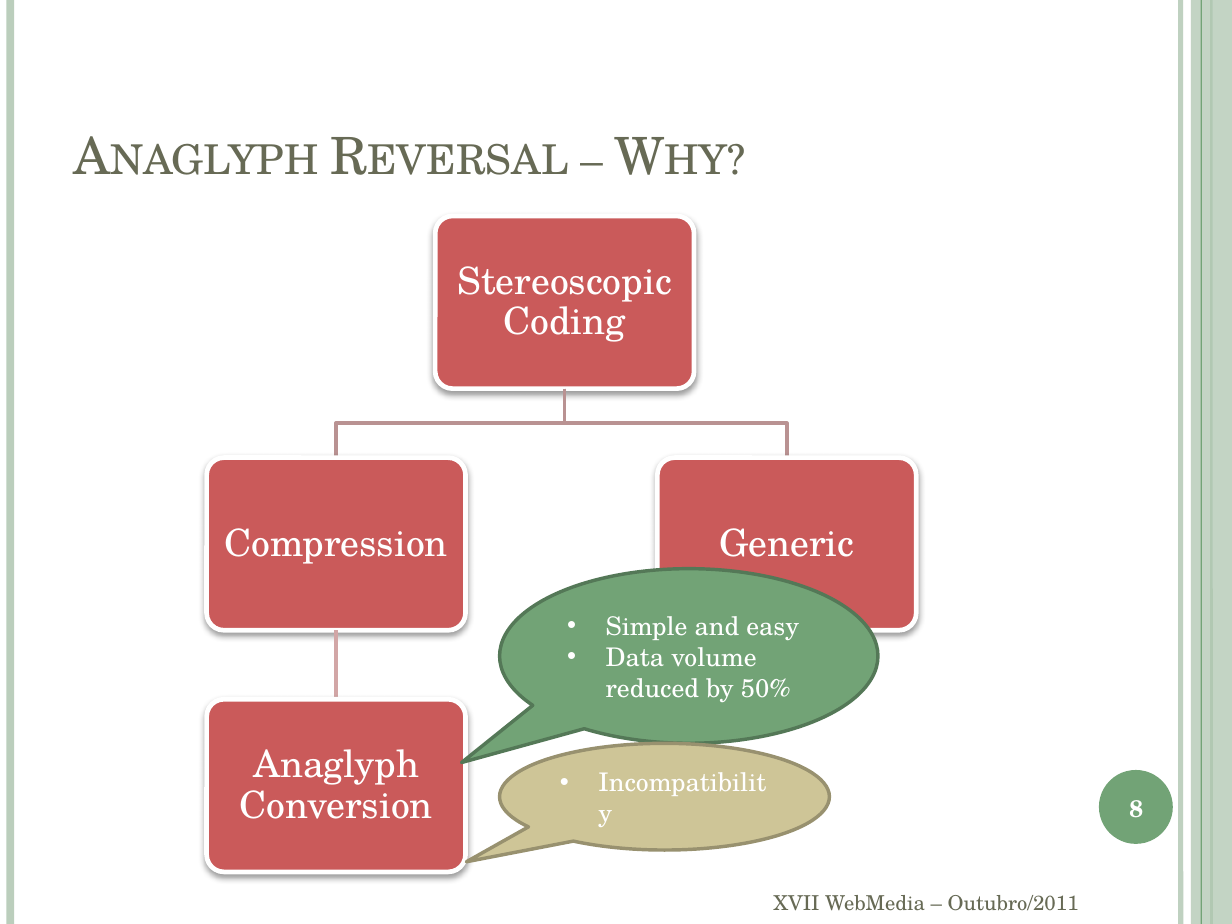
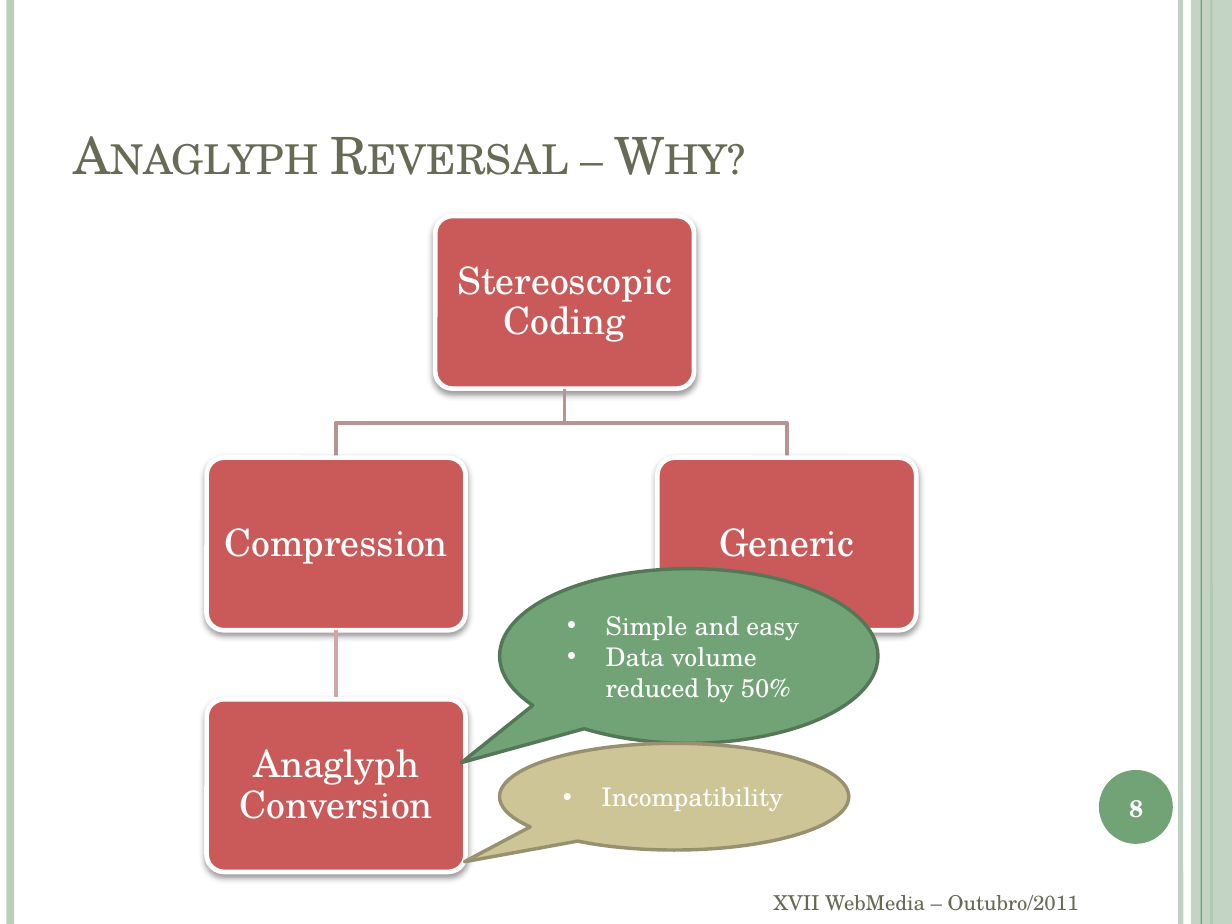
Before and after one commit to andrecurvello/tests-zingarelli, a slide deck: slide 8 of 1-Meus-Artigos/WebMedia11/apresentação.pptx. Drawn at 1232x924 pixels with LibreOffice and Linux fonts; fonts in the diff are those of the drawing. Boxes give left, top, right and bottom in pixels: in the first picture for what was removed or moved away, otherwise in the second. Text is boxed around its words. In the diff, an @@ line names an element or a change of style, - is before the commit and + after.

```diff
--- a/1-Meus-Artigos/WebMedia11/apresentação.pptx
+++ b/1-Meus-Artigos/WebMedia11/apresentação.pptx
@@ speech bubble "Incompatibility": place and size @@
-speech bubble "Incompatibility" at (500,743,830,850)
+speech bubble "Incompatibility" at (500,743,849,850)
```
Also in this commit, not shown: 22 other slides changed, 2 slides added, 1 slide removed.
